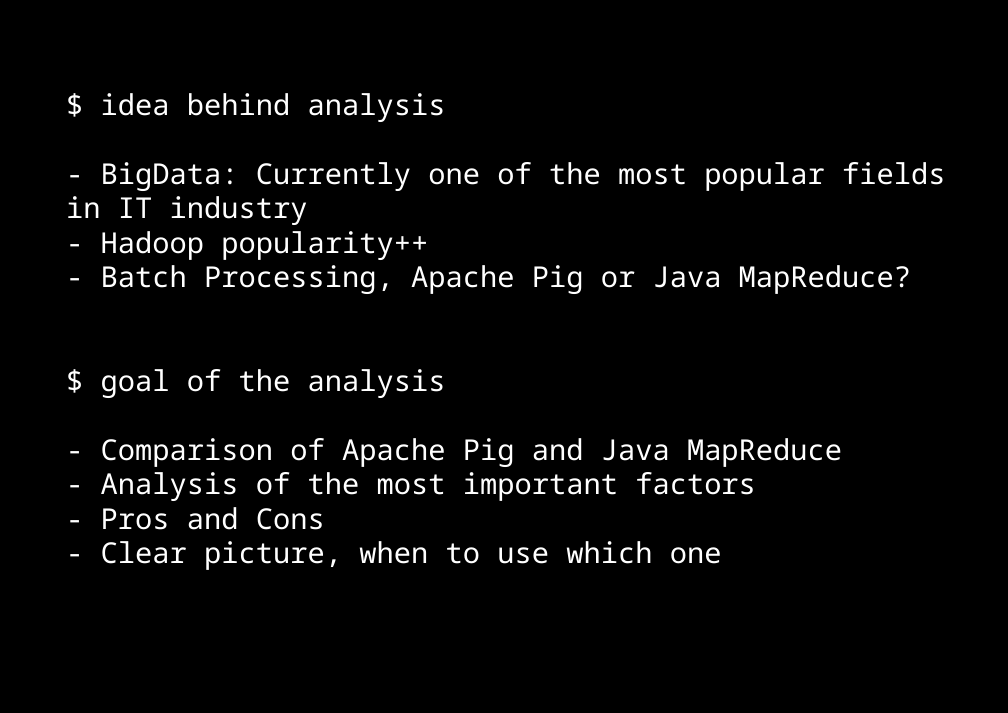
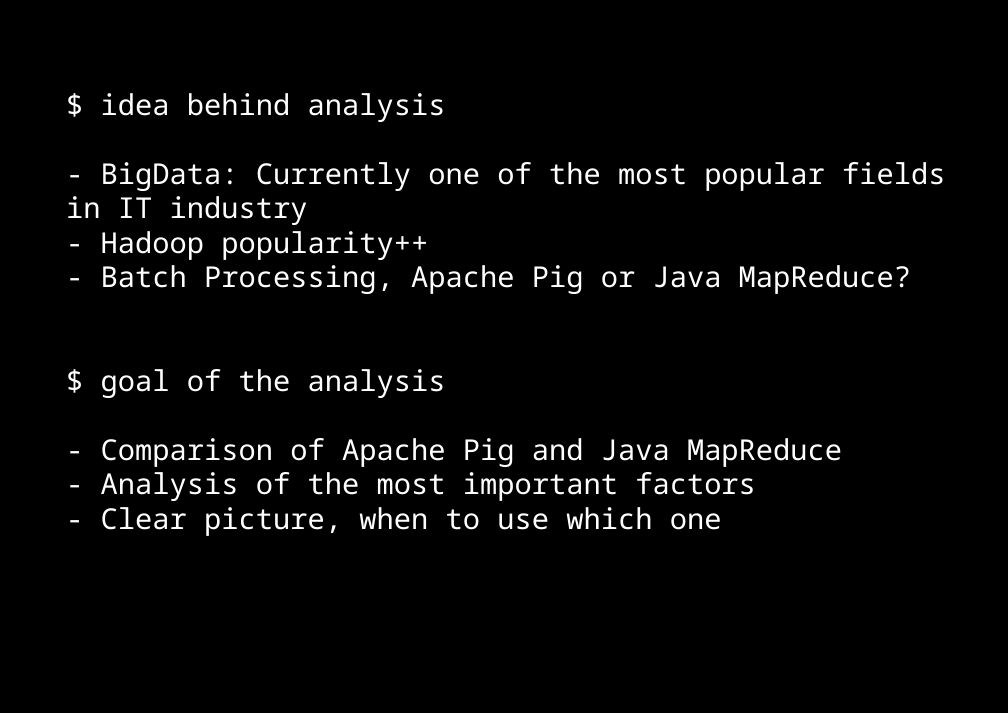
Before and after one commit to dzamurovic/coding-serbia-2014, a slide deck: slide 5 of coding-serbia.pptx. Drawn at 1008x713 pixels with LibreOffice and Linux fonts; fonts in the diff are those of the drawing. Boxes give left, top, right and bottom in pixels: in the first picture for what was removed or moved away, otherwise in the second. Text is boxed around its words. In the diff, an @@ line names an element or a change of style, - is before the commit and + after.

Commit message:
Modified presentation.

```diff
--- a/coding-serbia.pptx
+++ b/coding-serbia.pptx
@@ rectangle "$ idea behind analysis": place and size @@
-rectangle "$ idea behind analysis" at box(49, 78, 966, 618)
+rectangle "$ idea behind analysis" at box(49, 78, 966, 583)
@@ text in rectangle at box(101, 507, 325, 530): paragraph removed @@
-- Pros and Cons
```
